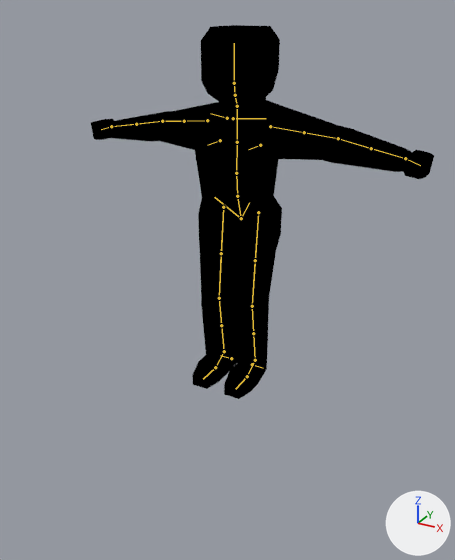
The Blender file assets/models/Agent.blend as it was, and as the next commit left it.
Rendered twice from a 50 mm camera at (0.821, -1.541, 1.088) aimed at (0.073, -0.182, 0.408). The axes (+X, +Y, +Z) are drawn at lower right. The lights are the same throughout. The bones that bend it are drawn over the model as lines.
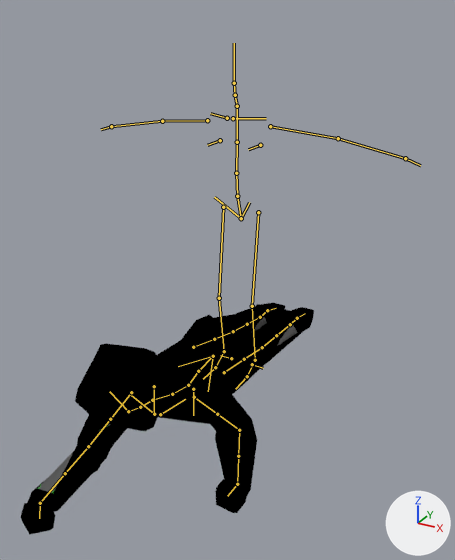
The newer file adds an action. The first version stands in its rest pose; the second is drawn at frame 0 of the action 'Crawl'.

Where the change shows, as pixel boxes [x1, y1, x2, y2] in the pictures (455 x 560 px):
'Mesh', posed (15% narrower, 38% shorter): before [91, 25, 434, 399]; after [21, 303, 314, 534]

Patch to the scene script:
```diff
--- a/assets/models/Agent.blend.py
+++ b/assets/models/Agent.blend.py
@@ bone_torso @@
 bone_torso = bpy.data.objects['rig'].pose.bones['torso']  # child of 'MCH-torso.parent'
-bone_torso.location = (0.0, 0.0, 0.0)
-bone_torso.rotation_quaternion = (1.0, 0.0, 0.0, 0.0)  # degrees (0, 0, 0)
+bone_torso.location = (0.0, -0.193, -0.425)
+bone_torso.rotation_quaternion = (0.724, 0.687, -0.041, 0.053)  # degrees (87, -8, 1)
@@ bone_hips @@
 bone_hips = bpy.data.objects['rig'].pose.bones['hips']  # child of 'torso'
-bone_hips.location = (0.0, 0.0, 0.0)
-bone_hips.rotation_quaternion = (1.0, 0.0, 0.0, 0.0)  # degrees (0, 0, 0)
+bone_hips.location = (0.003, 0.022, 0.025)
+bone_hips.rotation_quaternion = (0.946, -0.043, 0.036, -0.318)  # degrees (-6, 2, -37)
@@ bone_chest @@
 bone_chest = bpy.data.objects['rig'].pose.bones['chest']  # child of 'torso'
-bone_chest.rotation_quaternion = (1.0, 0.0, 0.0, 0.0)  # degrees (0, 0, 0)
+bone_chest.rotation_quaternion = (0.985, -0.165, 0.007, 0.044)  # degrees (-19, 2, 5)
@@ bone_neck @@
 bone_neck = bpy.data.objects['rig'].pose.bones['neck']  # child of 'MCH-ROT-neck'
-bone_neck.location = (0.0, 0.0, 0.0)
-bone_neck.rotation_quaternion = (1.0, 0.0, 0.0, 0.0)  # degrees (0, 0, 0)
+bone_neck.location = (0.002, -0.002, 0.001)
+bone_neck.rotation_quaternion = (0.964, -0.265, 0.0, 0.0)  # degrees (-31, 0, 0)
@@ bone_head @@
 bone_head = bpy.data.objects['rig'].pose.bones['head']  # child of 'MCH-ROT-head'
-bone_head.location = (0.0, 0.0, 0.0)
-bone_head.rotation_quaternion = (1.0, 0.0, 0.0, 0.0)  # degrees (0, 0, 0)
+bone_head.location = (-0.001, 0.036, 0.008)
+bone_head.rotation_quaternion = (0.882, -0.471, 0.0, 0.0)  # degrees (-56, 0, 0)
@@ bone_upper_arm_ik_l @@
 bone_upper_arm_ik_l = bpy.data.objects['rig'].pose.bones['upper_arm_ik.L']  # child of 'MCH-upper_arm_ik_swing.L'
 bone_upper_arm_ik_l.rotation_mode = 'ZXY'
-bone_upper_arm_ik_l.rotation_euler = (0.0, 0.0, 0.0)  # degrees (0, 0, 0)
+bone_upper_arm_ik_l.rotation_euler = (0.0, -1.676, 0.0)  # degrees (0, -96, 0)
@@ bone_upper_arm_ik_r @@
 bone_upper_arm_ik_r = bpy.data.objects['rig'].pose.bones['upper_arm_ik.R']  # child of 'MCH-upper_arm_ik_swing.R'
 bone_upper_arm_ik_r.rotation_mode = 'ZXY'
-bone_upper_arm_ik_r.rotation_euler = (0.0, 0.0, 0.0)  # degrees (0, 0, 0)
+bone_upper_arm_ik_r.rotation_euler = (0.0, 1.902, 0.0)  # degrees (0, 109, 0)
@@ bone_hand_ik_l @@
 bone_hand_ik_l = bpy.data.objects['rig'].pose.bones['hand_ik.L']  # child of 'MCH-hand_ik.parent.L'
-bone_hand_ik_l.location = (0.0, 0.0, 0.0)
-bone_hand_ik_l.rotation_quaternion = (1.0, 0.0, 0.0, 0.0)  # degrees (0, 0, 0)
+bone_hand_ik_l.location = (-0.197, -0.508, -0.715)
+bone_hand_ik_l.rotation_quaternion = (0.679, 0.704, 0.185, 0.097)  # degrees (93, 7, 23)
@@ bone_hand_ik_r @@
 bone_hand_ik_r = bpy.data.objects['rig'].pose.bones['hand_ik.R']  # child of 'MCH-hand_ik.parent.R'
-bone_hand_ik_r.location = (0.0, 0.0, 0.0)
-bone_hand_ik_r.rotation_quaternion = (1.0, 0.0, 0.0, 0.0)  # degrees (0, 0, 0)
+bone_hand_ik_r.location = (0.354, -0.792, -0.707)
+bone_hand_ik_r.rotation_quaternion = (0.483, 0.858, -0.171, -0.025)  # degrees (122, -7, -19)
@@ bone_foot_ik_l @@
 bone_foot_ik_l = bpy.data.objects['rig'].pose.bones['foot_ik.L']  # child of 'MCH-foot_ik.parent.L'
-bone_foot_ik_l.location = (0.0, 0.0, 0.0)
-bone_foot_ik_l.rotation_quaternion = (1.0, 0.0, 0.0, 0.0)  # degrees (0, 0, 0)
+bone_foot_ik_l.location = (0.0, 0.278, 0.001)
+bone_foot_ik_l.rotation_quaternion = (0.284, 0.959, 0.0, 0.0)  # degrees (147, 0, 0)
@@ bone_toe_ik_l @@
 bone_toe_ik_l = bpy.data.objects['rig'].pose.bones['toe_ik.L']  # child of 'MCH-toe_ik_parent.L'
-bone_toe_ik_l.rotation_quaternion = (1.0, 0.0, 0.0, 0.0)  # degrees (0, 0, 0)
+bone_toe_ik_l.rotation_quaternion = (0.98, -0.198, 0.0, 0.0)  # degrees (-23, 0, 0)
@@ bone_foot_ik_r @@
 bone_foot_ik_r = bpy.data.objects['rig'].pose.bones['foot_ik.R']  # child of 'MCH-foot_ik.parent.R'
-bone_foot_ik_r.location = (0.0, 0.0, 0.0)
-bone_foot_ik_r.rotation_quaternion = (1.0, 0.0, 0.0, 0.0)  # degrees (0, 0, 0)
+bone_foot_ik_r.location = (0.0, 0.268, 0.006)
+bone_foot_ik_r.rotation_quaternion = (0.266, 0.964, 0.0, 0.0)  # degrees (149, 0, 0)
@@ bone_toe_ik_r @@
 bone_toe_ik_r = bpy.data.objects['rig'].pose.bones['toe_ik.R']  # child of 'MCH-toe_ik_parent.R'
-bone_toe_ik_r.rotation_quaternion = (1.0, 0.0, 0.0, 0.0)  # degrees (0, 0, 0)
+bone_toe_ik_r.rotation_quaternion = (0.991, -0.131, 0.0, 0.0)  # degrees (-15, 0, 0)
```
